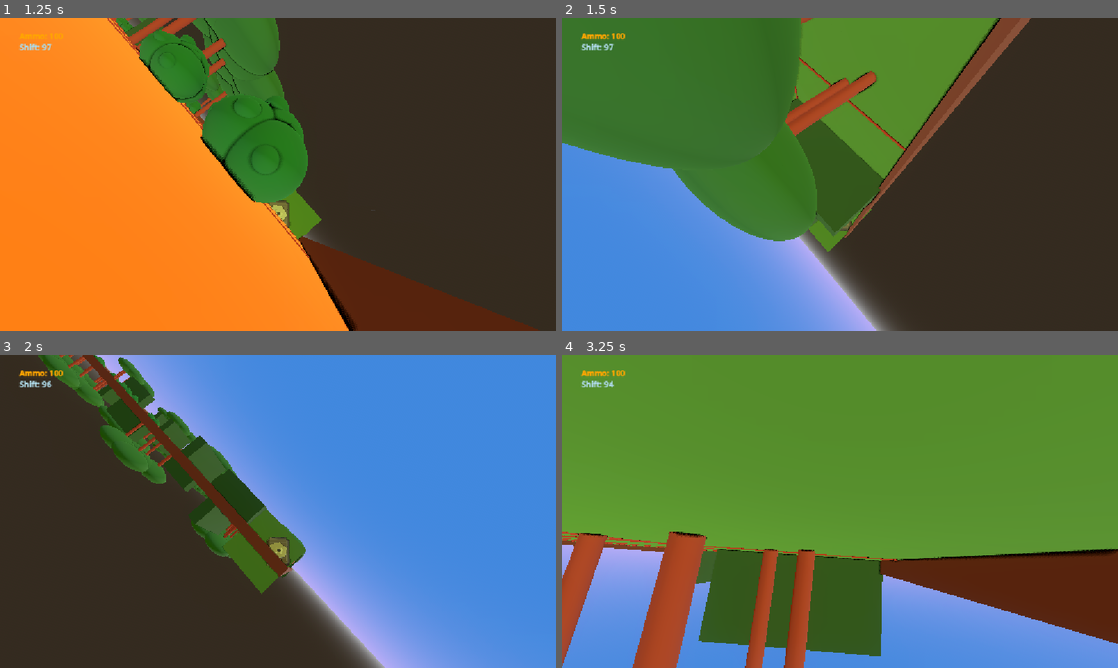
Above: before the commit, frames 1-4 (two rows, left to right).
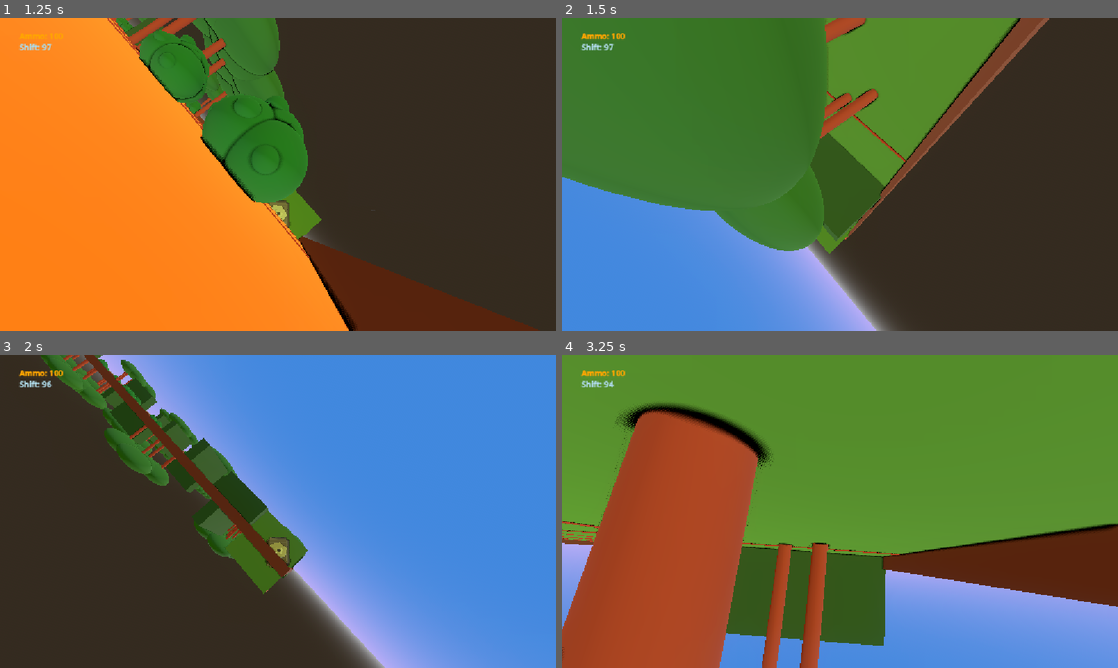
Above: after the commit, the same moments.

Repository: Grihgrix/Tank_Shift
Game: Godot game, scene res://Game scenes/Main_game_scene.tscn
Two runs of this game, one before a commit and one after it. Both use one fixed random seed, a clock stepped at 60 frames per second and the inputs below.
Inputs (mouse positions are in pixels of both pictures, inside the frame that each line leads up to):
- Up to frame 1 (1.25 s): tap Enter (ui_accept) at 0.5, 0.77 s; move the mouse to (55, 55) at 0.52 s; hold Right (ui_right) from 0.53 s (still down); right-click (55, 55) at 0.6 s; click (55, 55) at 0.67 s
- Up to frame 2 (1.5 s): move the mouse to (728, 190) at 1.27 s; release Right (ui_right) at 1.28 s; hold Down (ui_down) from 1.28 s (still down); click (728, 190) at 1.35 s
- Up to frame 3 (2 s): keep holding Down (ui_down); tap Enter (ui_accept) at 1.52 s
- Up to frame 4 (3.25 s): move the mouse to (895, 442) at 2.02 s; release Down (ui_down) at 2.03 s; hold Right (ui_right) 2.03-2.78 s; right-click (895, 442) at 2.1 s; move the mouse to (812, 574) at 2.77 s; hold Up (ui_up) from 2.78 s (still down); click (812, 574) at 2.85 s; tap Enter (ui_accept) at 3.02 s

Frame 1 is identical in both runs. In frame 2, 9.9% of the frame differs, in the area x 0-88%, y 0-76%; in frame 3, 2.3%; in frame 4, 29%, in the area x 0-100%, y 15-100%.

Commit message:
Adjust collision cube

Diff:
--- a/Game scenes/Character scenes/character.tscn
+++ b/Game scenes/Character scenes/character.tscn
@@ -39,7 +39,7 @@
 shader_parameter/uv2_offset = Vector3(0, 0, 0)
 
 [sub_resource type="BoxShape3D" id="BoxShape3D_f7ppj"]
-size = Vector3(2.505188, 2.0440674, 1.9829102)
+size = Vector3(2.505188, 1.5316772, 2.6224976)
 
 [node name="Character" type="CharacterBody3D" unique_id=1998404675]
 transform = Transform3D(0.99999994, 0, 0, 0, 0.99999994, 0, 0, 0, 1, 0, 0, 0)
@@ -69,7 +69,7 @@
 surface_material_override/0 = SubResource("ShaderMaterial_ufa4k")
 
 [node name="CollisionShape3D" type="CollisionShape3D" parent="." unique_id=931742010]
-transform = Transform3D(0.99999994, 0, 0, 0, 0.99999994, 0, 0, 0, 1, 0, 1.15, 0)
+transform = Transform3D(0.9999831, 0, 0, 0, 0.9999831, 0, 0, 0, 1, 0, 0.8938044, -0.04360962)
 shape = SubResource("BoxShape3D_f7ppj")
 
 [node name="Camera3D" type="Camera3D" parent="." unique_id=419559240]
